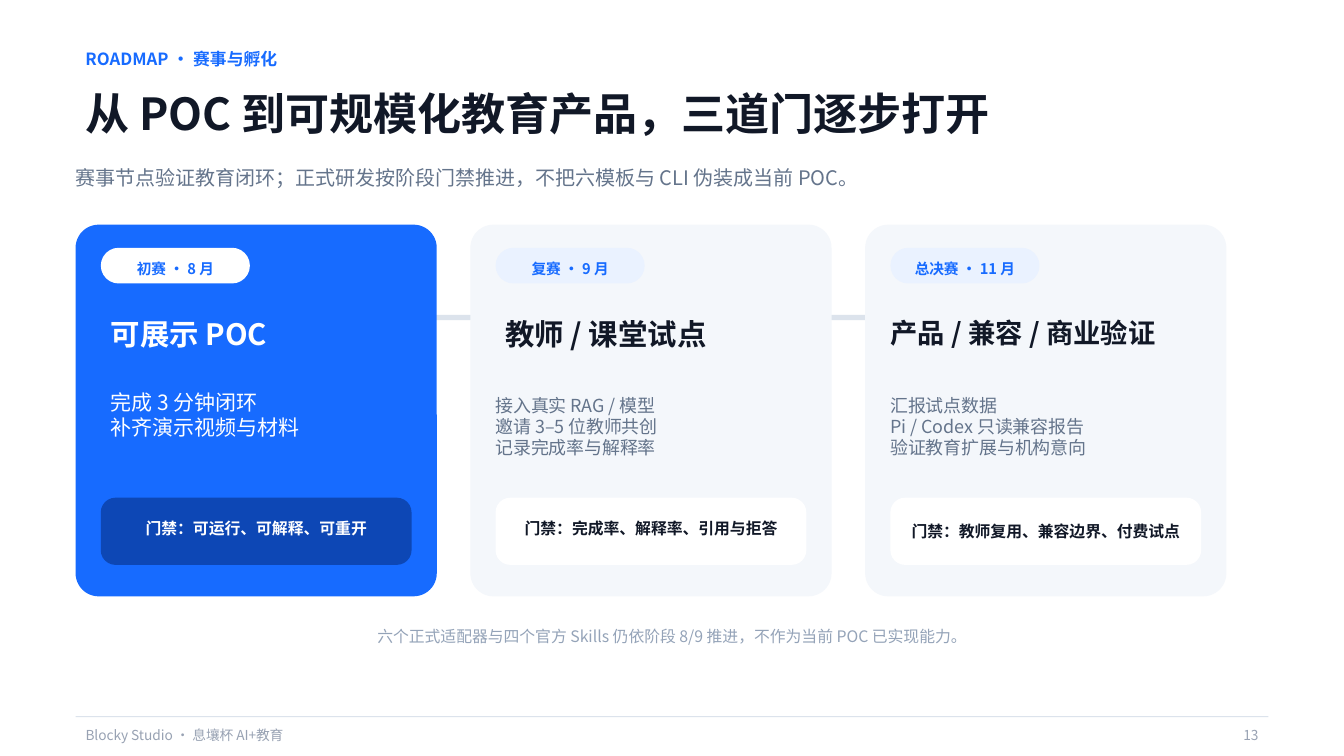
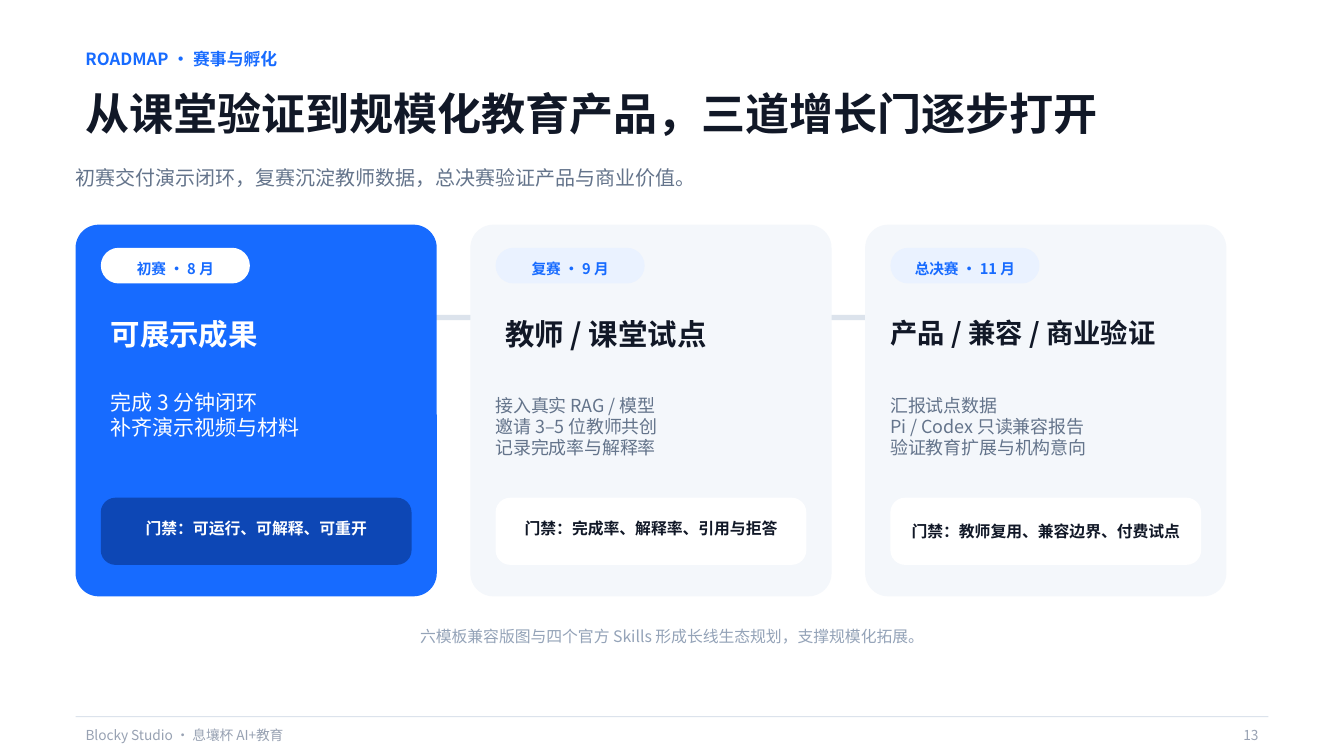
Before and after one commit to q2955161835-debug/Blocky-AI, a slide deck: slide 13 of PPT与商业计划书/Blocky-Studio-息壤杯-AI+教育.pptx. Drawn at 1344x756 pixels with LibreOffice and Linux fonts; fonts in the diff are those of the drawing. Boxes give left, top, right and bottom in pixels: in the first picture for what was removed or moved away, otherwise in the second. Text is boxed around its words. In the diff, an @@ line names an element or a change of style, - is before the commit and + after.

```diff
--- a/PPT与商业计划书/Blocky-Studio-息壤杯-AI+教育.pptx
+++ b/PPT与商业计划书/Blocky-Studio-息壤杯-AI+教育.pptx
@@ text at [86,92,1098,136]: text changed @@
-从 POC 到可规模化教育产品，三道门逐步打开
+从课堂验证到规模化教育产品，三道增长门逐步打开
@@ text at [76,168,696,187]: text changed @@
-赛事节点验证教育闭环；正式研发按阶段门禁推进，不把六模板与 CLI 伪装成当前 POC。
+初赛交付演示闭环，复赛沉淀教师数据，总决赛验证产品与商业价值。
@@ text at [111,320,258,348]: text changed @@
-可展示 POC
+可展示成果
@@ text at [420,629,923,644]: text changed @@
-六个正式适配器与四个官方 Skills 仍依阶段 8/9 推进，不作为当前 POC 已实现能力。
+六模板兼容版图与四个官方 Skills 形成长线生态规划，支撑规模化拓展。
```
Also in this commit, not shown: 9 other slides changed, 2 other files.
